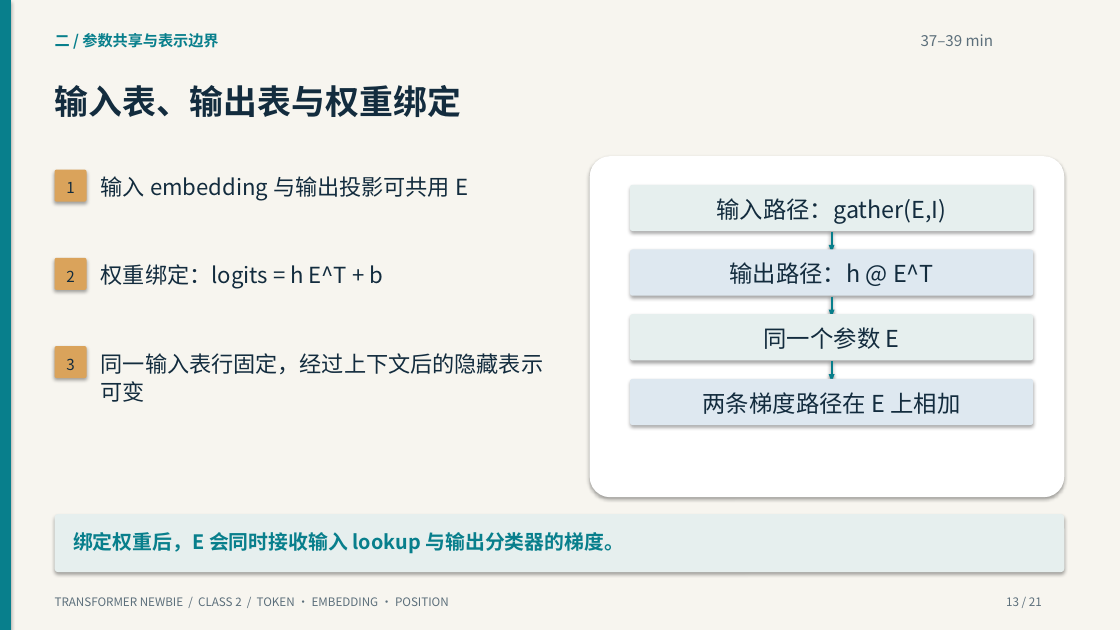
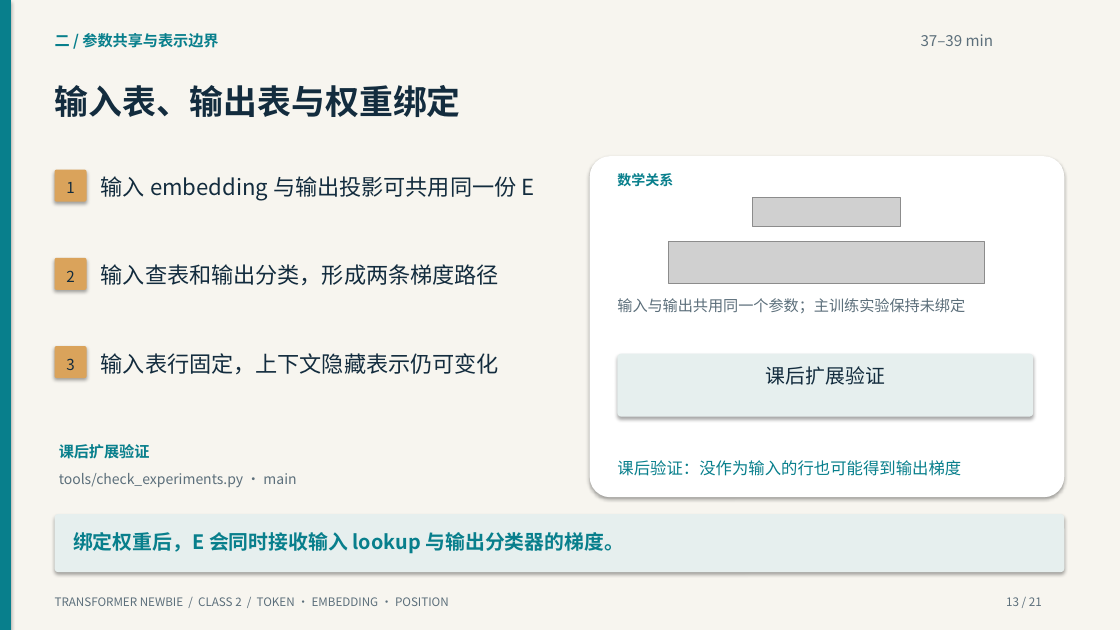
Before and after one commit to yangzy723/Transformer-Newbie, a slide deck: slide 13 of class2/class2_tokens_embeddings_positions.pptx. Drawn at 1120x630 pixels with LibreOffice and Linux fonts; fonts in the diff are those of the drawing; grey boxes stand for pictures. Boxes give left, top, right and bottom in pixels: in the first picture for what was removed or moved away, otherwise in the second. Text is boxed around its words. In the diff, an @@ line names an element or a change of style, - is before the commit and + after.

```diff
--- a/class2/class2_tokens_embeddings_positions.pptx
+++ b/class2/class2_tokens_embeddings_positions.pptx
@@ text at <box>101,176,534,201</box>: text changed @@
-输入 embedding 与输出投影可共用 E
+输入 embedding 与输出投影可共用同一份 E
@@ text added at <box>617,173,673,186</box>, 12 pt, text #087F8C, bold @@
+数学关系
@@ rounded rectangle removed at <box>630,185,1033,231</box> @@
@@ text removed at <box>716,198,946,224</box> @@
-输入路径：gather(E,I)
@@ picture added at <box>752,197,900,227</box> @@
@@ line removed from (832, 232) to (832, 249) @@
@@ text at <box>101,264,499,285</box>: text changed @@
-权重绑定：logits = h E^T + b
+输入查表和输出分类，形成两条梯度路径
@@ rounded rectangle removed at <box>630,250,1033,296</box> @@
@@ picture added at <box>668,241,984,283</box> @@
@@ triangle removed at <box>829,245,835,253</box> @@
@@ text at <box>617,298,965,313</box>: text changed; size 20 to 13 pt; text colour #132C3E to #5C6F7B @@
-输出路径：h @ E^T
+输入与输出共用同一个参数；主训练实验保持未绑定
@@ line removed from (832, 297) to (832, 313) @@
@@ text removed at <box>764,327,900,349</box> @@
-同一个参数 E
@@ triangle removed at <box>829,310,835,318</box> @@
@@ text at <box>101,353,499,374</box>: text changed @@
-同一输入表行固定，经过上下文后的隐藏表示
-可变
+输入表行固定，上下文隐藏表示仍可变化
@@ rounded rectangle: place and size @@
-rounded rectangle at <box>630,314,1033,360</box>
+rounded rectangle at <box>618,354,1033,417</box>
@@ rounded rectangle removed at <box>630,379,1033,425</box> @@
@@ text added at <box>766,366,885,385</box>, 17 pt, text #132C3E @@
+课后扩展验证
@@ triangle removed at <box>829,375,835,382</box> @@
@@ line removed from (832, 361) to (832, 378) @@
@@ text removed at <box>703,392,960,414</box> @@
-两条梯度路径在 E 上相加
@@ text added at <box>59,444,150,459</box>, 13 pt, text #087F8C, bold @@
+课后扩展验证
@@ text added at <box>59,473,296,487</box>, 12 pt, text #5C6F7B @@
+tools/check_experiments.py · main
@@ text added at <box>617,460,961,476</box>, 14 pt, text #087F8C @@
+课后验证：没作为输入的行也可能得到输出梯度
```
Also in this commit, not shown: 17 other slides changed, 41 other files.
